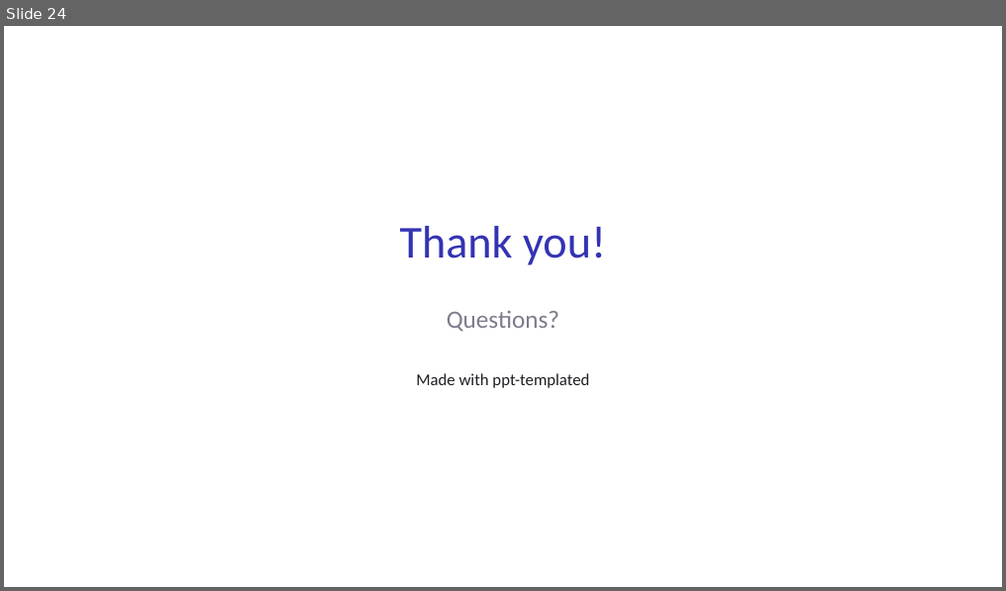
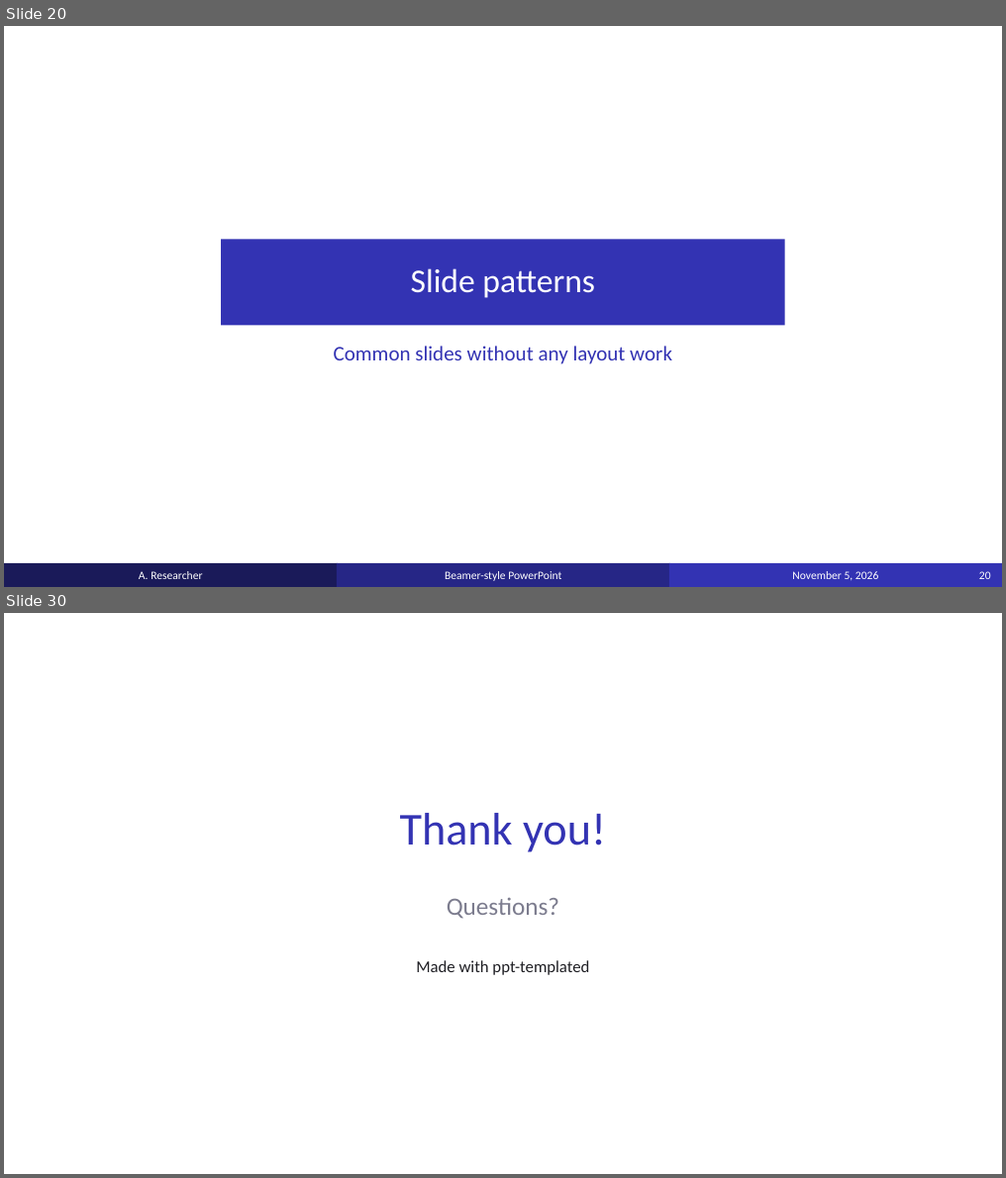
Before and after one commit to anoted/ppt-templated, a slide deck: examples/example_deck.pptx. Shown one above the other, each under a label of ours: slide 24 before the commit, slides 20 and 30 after it; the slides between them are not shown. The pictures are 1006x591 and 1006x1178 pixels, drawn with LibreOffice and Linux fonts; fonts in the diff are those of the drawing. Boxes give left, top, right and bottom in pixels: in the first picture for what was removed or moved away, otherwise in the second. Text is boxed around its words. In the diff, an @@ line names an element or a change of style, - is before the commit and + after.

```diff
--- a/examples/example_deck.pptx
+++ b/examples/example_deck.pptx
@@ slide 20 added at <box>4,26,1002,587</box>, background #FFFFFF @@
@@ title added at <box>221,240,785,325</box>, fill #3333B3, 32 pt, text #FFFFFF @@
+Slide patterns
@@ text added at <box>334,346,672,365</box>, 20 pt, text #3333B3 @@
+Common slides without any layout work
@@ rectangle added at <box>4,564,338,587</box>, fill #1A1A59, 11 pt, text #FFFFFF @@
+A. Researcher
@@ rectangle added at <box>337,564,669,587</box>, fill #262686, 11 pt, text #FFFFFF @@
+Beamer-style PowerPoint
@@ rectangle added at <box>669,564,1002,587</box>, fill #3333B3, 11 pt, text #FFFFFF @@
+November 5, 2026
@@ page number added at <box>979,571,991,579</box>, 11 pt, text #FFFFFF @@
+20
@@ what was slide 24 is now slide 30 @@
```
Also in this commit, not shown: 23 slides changed, 5 other slides added, 34 other files.
